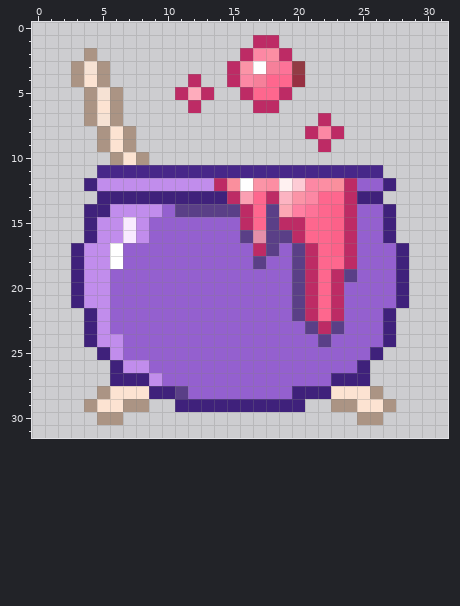
Two versions of one pixel-art sprite, sprites/png/door.png. The picture above is the old version.
The file is 64x64 pixels, drawn in blocks of 2x2; one block is one cell here. Colours within 5 levels of each other are drawn and written as one.
Now the later version:
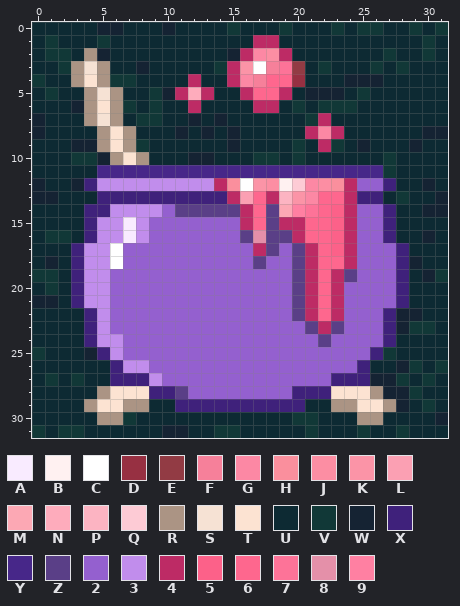
Palette (. is transparent): A #f9ebff  B #fff1f1  C #ffffff  D #973042  E #923b44  F #f6809a  G #fc88a4  H #fa8f9d  J #fc8ea3  K #fb94a7  L #fba0b3  M #fca8b4  N #feacbc  P #fcb4c2  Q #fdcbd5  R #ab9484  S #f6e2d4  T #fce3d2  U #0d2a33  V #113837  W #152333  X #3f217b  Y #472789  Z #5a3f87  2 #9460cf  3 #c18dec  4 #bd2b65  5 #fc6189  6 #fe678e  7 #fd7398  8 #e490a9  9 #ff80a2
From old to new:
@@ x 0..31 @@
- 0 ................................
- 1 .................44.............
- 2 ....R...........4GJ4............
- 3 ...RSR.........4KCF7E...........
- 4 ...RTR......4..4GF66D...........
- 5 ....RSR....4N4..4664............
- 6 ....RTR.....4....44.............
- 7 ....RSR...............4.........
- 8 .....RTR.............4G4........
- 9 .....RTR..............4.........
-10 ......RTR.......................
-11 .....YYYYYYYYYYYYYYYYYYYYYY.....
-12 ....X3333333334HCKJBQGJH422X....
-13 .....XXXXXXXXXX4L64PKG664XX.....
-14 ....XX33332ZZZZZ46ZM9765422X....
-15 ....X33A3222222246Z44665422X....
-16 ....X33A32222222Z8ZZ4665422X....
-17 ...X33C22222222224Z2Z4654222X...
-18 ...X33C2222222222Z22Z4664222X...
-19 ...X3322222222222222Z464Z222X...
-20 ...X3322222222222222Z4642222X...
-21 ...X3322222222222222Z4642222X...
-22 ....X322222222222222Z464222X....
-23 ....X3222222222222222Z4Z222X....
-24 ....X33222222222222222Z2222X....
-25 .....X32222222222222222222X.....
-26 ......X332222222222222222X......
-27 ......XXX32222222222222XXX......
-28 .....RTTTXXZ22222222XXXTTTR.....
-29 ....RTTRR..XXXXXXXXXX..RRTTR....
-30 .....RR..................RR.....
-31 ................................
+ 0 UUUUUWWUUUWUUUUVUUUVUUUVUVVUUVUV
+ 1 UVUUUVUUUUUUUUUUU44UUUUUUUUUUUVU
+ 2 UVVURWUUUUUUUUUW4GJ4UUUUUUUVUUVU
+ 3 UUVRSRUUWUUUUUV4KCF7EUVUUUVUVUUU
+ 4 VUURTRVVUUUU4UU4GF66DUUUWWWUUUUU
+ 5 UVUURSRUUVW4N4UU4664UWWWUVUUUUUU
+ 6 UUUWRTRVUVUU4UUUU44UVUVVVUUUUUUU
+ 7 WUUURSRUVVUUWUWUUUUUUV4UUUUUUUUU
+ 8 WUUUURTRUUUWUWUWUUUUU4G4UUUUUUWW
+ 9 UUUWWRTRVUUUUUUWUUUUVU4VUWUUUWUU
+10 UUUVVWRTRUUUWWUUUVVUVUUUUUUVUUUU
+11 UUUUUYYYYYYYYYYYYYYYYYYYYYYVUUUU
+12 WUUWX3333333334HCKJBQGJH422XUUWU
+13 WWUUUXXXXXXXXXX4L64PKG664XXUVUUW
+14 UUUUXX33332ZZZZZ46ZM9765422XUUWW
+15 UUUUX33A3222222246Z44665422XUUUU
+16 UVVUX33A32222222Z8ZZ4665422XUUWU
+17 UUUX33C22222222224Z2Z4654222XUUU
+18 UWUX33C2222222222Z22Z4664222XWUU
+19 VVUX3322222222222222Z464Z222XUWV
+20 UVUX3322222222222222Z4642222XUUU
+21 WWUX3322222222222222Z4642222XUUU
+22 UUUUX322222222222222Z464222XWWUU
+23 UUUUX3222222222222222Z4Z222XWVVU
+24 UUUUX33222222222222222Z2222XUUUU
+25 VUUUWX32222222222222222222XVUUUU
+26 UUUUUUX332222222222222222XUUWVUV
+27 UVUVUUXXX32222222222222XXXWWVUVU
+28 UUUUURTTTXXZ22222222XXXTTTRWWVUU
+29 UUUURTTRRUUXXXXXXXXXXUURRTTRWUVU
+30 UUUUURRVUUUUUUUUUUUUVVUUURRUUUUW
+31 VUVVUUUUUUWWUUVVUUUUUVUUUVUUVUUU
Pixel boxes of the changes (left, top, right, bottom) in both pictures:
added: (32, 22, 448, 438)
